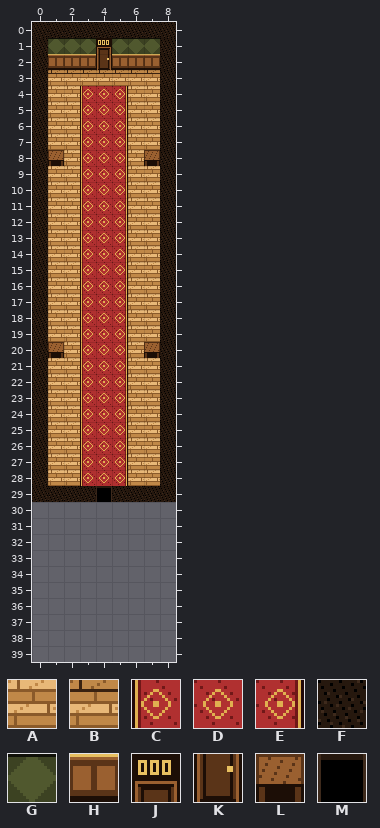
Tiled map -- assets/rooms/seek_start.tmx. Above is the file before it was changed.
Cells are 16x16 px. Shown: x 0..8, y 0..39. The old version is drawn lined up with the new one.
Key: from "hotel": A 1 "floor", B 2 "floor_shadow", C 3 "carpet_l", D 4 "carpet_m", E 5 "carpet_r", F 6 "wall_top", G 7 "wallpaper", H 8 "wainscot", J 9 "door_top", K 10 "door_bottom", L 14 "table", M 24 "doorway_s".
_ is an empty cell.
Layer "tiles" before, first column x 0:
 0 FFFFFFFFF
 1 FGGGJGGGF
 2 FHHHKHHHF
 3 FBBBBBBBF
 4 FAACDEAAF
 5 FAACDEAAF
 6 FAACDEAAF
 7 FAACDEAAF
 8 FLACDEALF
 9 FAACDEAAF
10 FAACDEAAF
11 FAACDEAAF
12 FAACDEAAF
13 FAACDEAAF
14 FAACDEAAF
15 FAACDEAAF
16 FAACDEAAF
17 FAACDEAAF
18 FAACDEAAF
19 FAACDEAAF
20 FLACDEALF
21 FAACDEAAF
22 FAACDEAAF
23 FAACDEAAF
24 FAACDEAAF
25 FAACDEAAF
26 FAACDEAAF
27 FAACDEAAF
28 FAACDEAAF
29 FFFFMFFFF
30 _________
31 _________
32 _________
33 _________
34 _________
35 _________
36 _________
37 _________
38 _________
39 _________
Once edited:
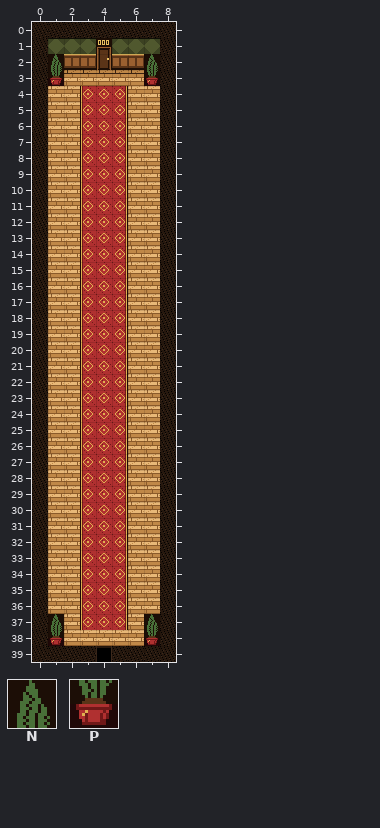
Further tiles: from "hotel": N 42 "plant_top", P 43 "plant_bottom".
Change:
map size 9x30 -> 9x40 cells
Layer "tiles":
Tile F becomes tile A in row 29 at x 1 to 2 and 6 to 7.
Tile L becomes tile A in row 8 at x 1 and 7; in row 20 at x 1 and 7.
The author put tile A in rows 30 to 36 at x 1 to 2 and 6 to 7; in row 37 at x 2 and 6; in row 38 at x 2 to 6.
Tile F becomes tile C in row 29 at x 3.
The author put tile C in rows 30 to 37 at x 3.
Tile M becomes tile D in row 29 at x 4.
The author put tile D in rows 30 to 37 at x 4.
Tile F becomes tile E in row 29 at x 5.
The author put tile E in rows 30 to 37 at x 5.
The author put tile F in rows 30 to 38 at x 0 and 8; in row 39 at x 0 to 3 and 5 to 8.
The author put tile M in row 39 at x 4.
Tile H becomes tile N in row 2 at x 1 and 7.
The author put tile N in row 37 at x 1 and 7.
Tile B becomes tile P in row 3 at x 1 and 7.
The author put tile P in row 38 at x 1 and 7.
